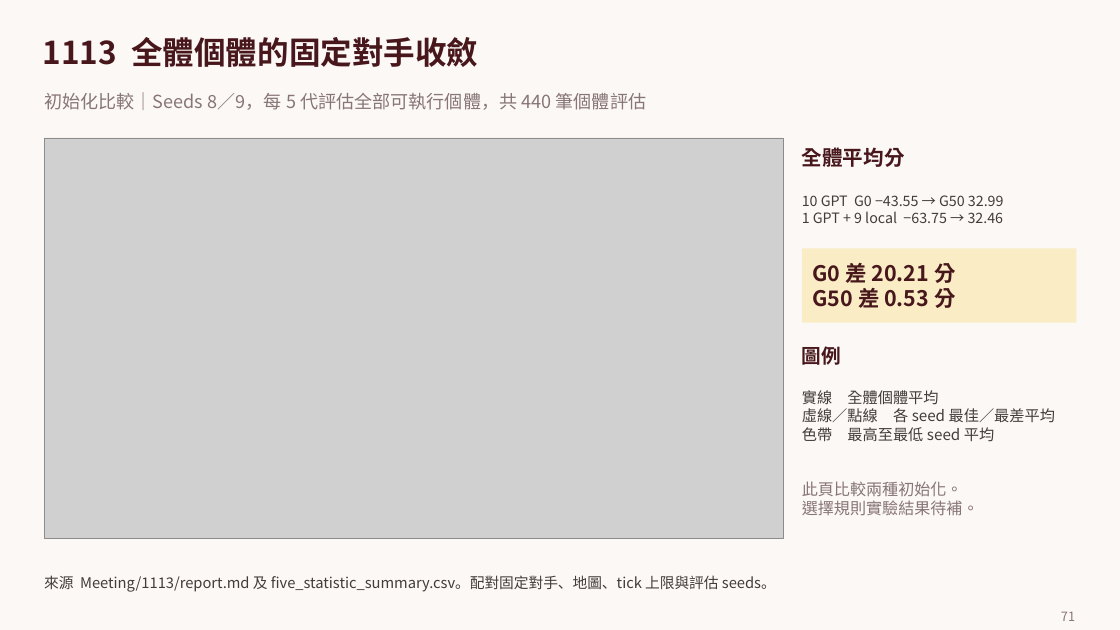
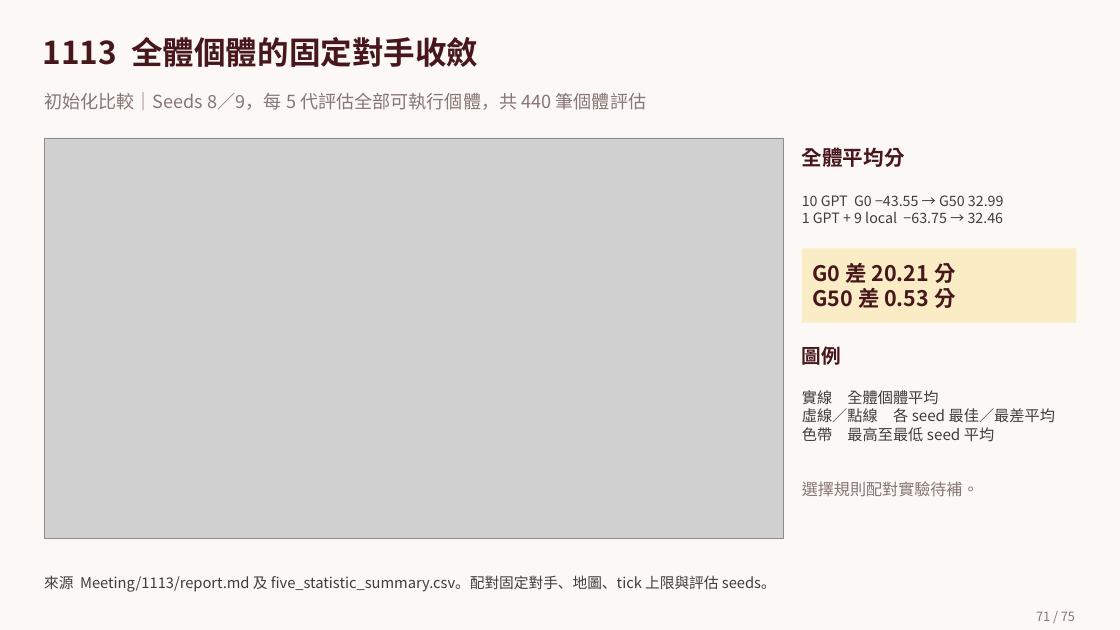
Before and after one commit to sophie8909/EAGLE, a slide deck: slide 71 of Meeting/deliverables/EAGLE.pptx. Drawn at 1120x630 pixels with LibreOffice and Linux fonts; fonts in the diff are those of the drawing; grey boxes stand for pictures; background and template pictures are left out. Boxes give left, top, right and bottom in pixels: in the first picture for what was removed or moved away, otherwise in the second. Text is boxed around its words. In the diff, an @@ line names an element or a change of style, - is before the commit and + after.

```diff
--- a/Meeting/deliverables/EAGLE.pptx
+++ b/Meeting/deliverables/EAGLE.pptx
@@ text at (802, 481, 979, 496): text changed @@
-此頁比較兩種初始化。
-選擇規則實驗結果待補。
+選擇規則配對實驗待補。
@@ page number at (1036, 611, 1075, 621): text changed @@
-71
+71 / 75
```
Also in this commit, not shown: 4 slides added, 2 slides removed.
